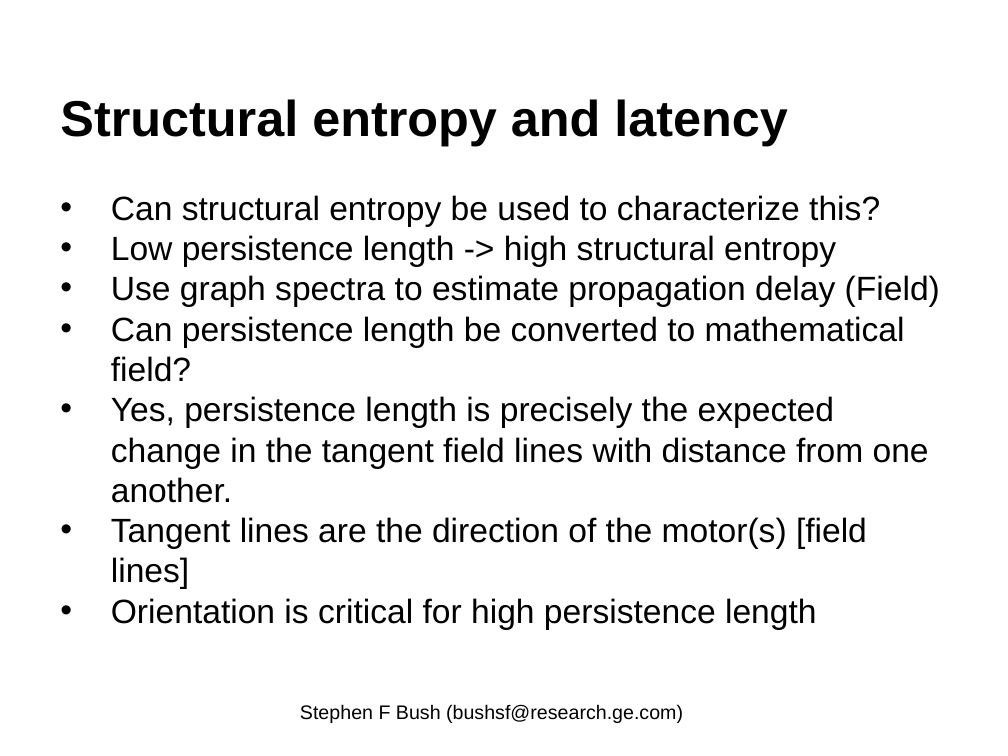
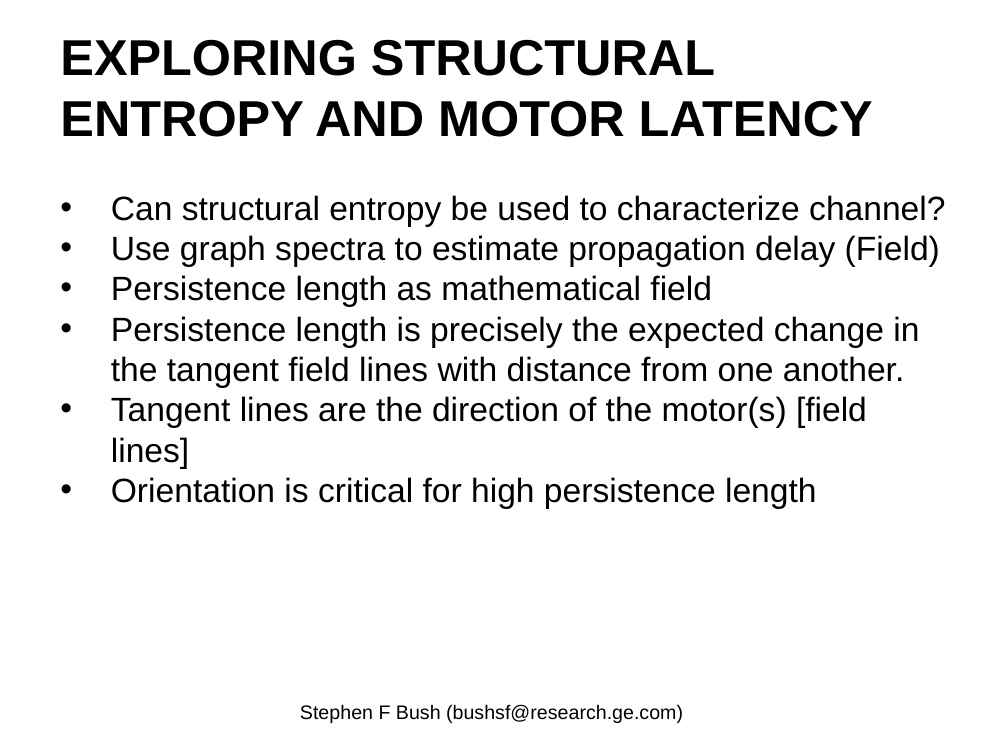
Before and after one commit to EnzoRong1013/ieee-p1906-1-reference-code, a slide deck: slide 7 of trunk/docs/p1906-1-Field-Component-Update.pptx (slide 13 before the commit). Drawn at 1008x756 pixels with LibreOffice and Linux fonts; fonts in the diff are those of the drawing. Boxes give left, top, right and bottom in pixels: in the first picture for what was removed or moved away, otherwise in the second. Text is boxed around its words. In the diff, an @@ line names an element or a change of style, - is before the commit and + after.

```diff
--- a/trunk/docs/p1906-1-Field-Component-Update.pptx
+++ b/trunk/docs/p1906-1-Field-Component-Update.pptx
@@ title at bbox=[60, 39, 873, 137]: text changed @@
-Structural entropy and latency
+EXPLORING STRUCTURAL ENTROPY AND MOTOR LATENCY
@@ text at bbox=[111, 195, 945, 227]: text changed @@
-• Can structural entropy be used to characterize this?
-• Low persistence length -> high structural entropy
+• Can structural entropy be used to characterize channel?
@@ text at bbox=[111, 275, 919, 388]: text changed @@
-• Can persistence length be converted to mathematical field?
-  • Yes, persistence length is precisely the expected change in the tangent field lines with distance from one another.
+• Persistence length as mathematical field
+  • Persistence length is precisely the expected change in the tangent field lines with distance from one another.
```
Also in this commit, not shown: 14 other slides changed, 4 slides added, 4 slides removed.
